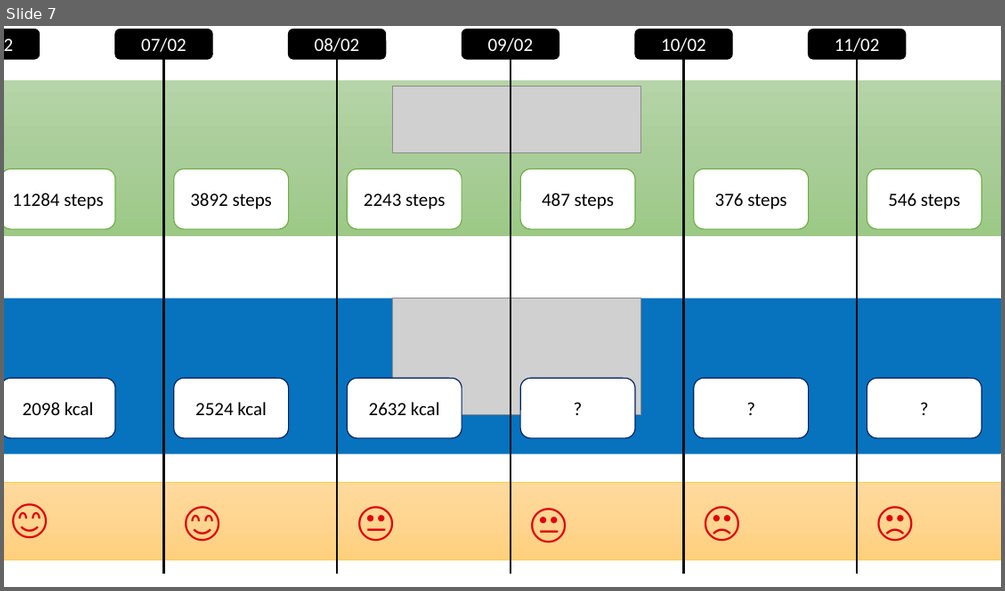
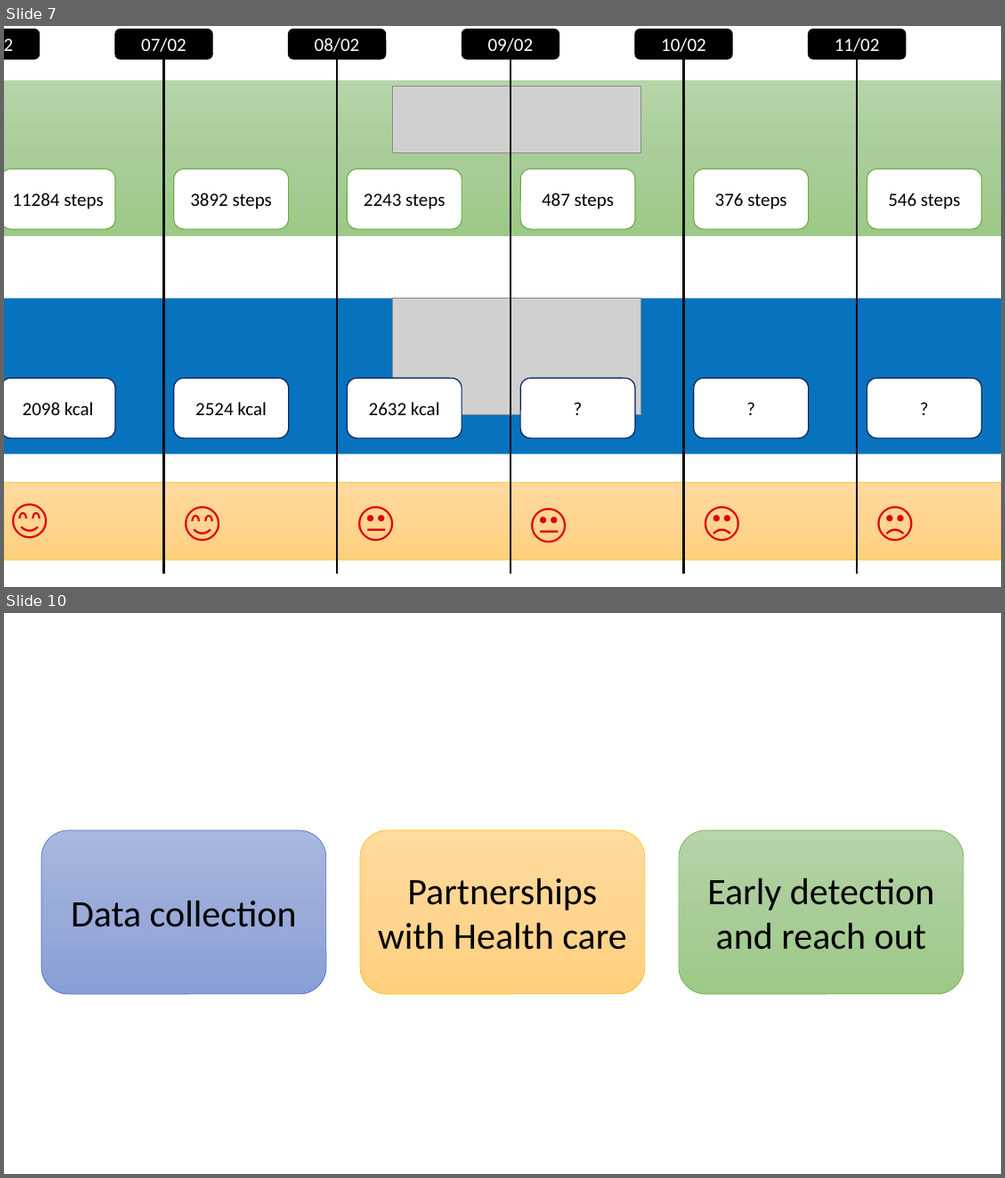
Before and after one commit to SeppeBudenaers/AG_Hackathon, a slide deck: presentation/Hackathon 2024.pptx. Shown one above the other, each under a label of ours: slide 7 before the commit, slides 7 and 10 after it; the slides between them are not shown. The pictures are 1005x591 and 1005x1178 pixels, drawn with LibreOffice and Linux fonts; fonts in the diff are those of the drawing; grey boxes stand for pictures. Boxes give left, top, right and bottom in pixels: in the first picture for what was removed or moved away, otherwise in the second. Text is boxed around its words. In the diff, an @@ line names an element or a change of style, - is before the commit and + after.

```diff
--- a/presentation/Hackathon 2024.pptx
+++ b/presentation/Hackathon 2024.pptx
@@ slide 10 added at [4, 613, 1001, 1174], background #FFFFFF @@
@@ rounded rectangle added at [41, 830, 326, 994], fill gradient #A8B7DF to #9AABD9 to #889ED7, outline #4472C4 0.5 pt, 36 pt, text #000000 @@
+Data collection
@@ rounded rectangle added at [360, 830, 645, 994], fill gradient #FFDB9E to #FFD590 to #FFD07C, outline #FFC000 0.5 pt, 36 pt, text #000000 @@
+Partnerships with Health care
@@ rounded rectangle added at [679, 830, 963, 994], fill gradient #B5D5A7 to #AACE9A to #9CC987, outline #70AD47 0.5 pt, 36 pt, text #000000 @@
+Early detection and reach out
```
Also in this commit, not shown: 1 slide changed, 2 other slides added.
